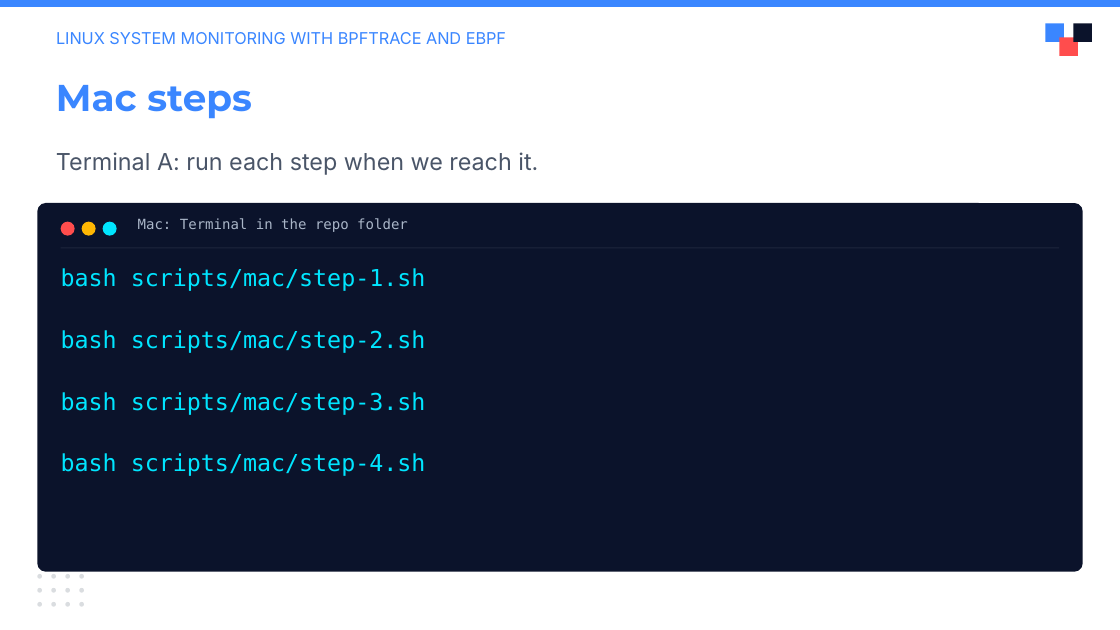
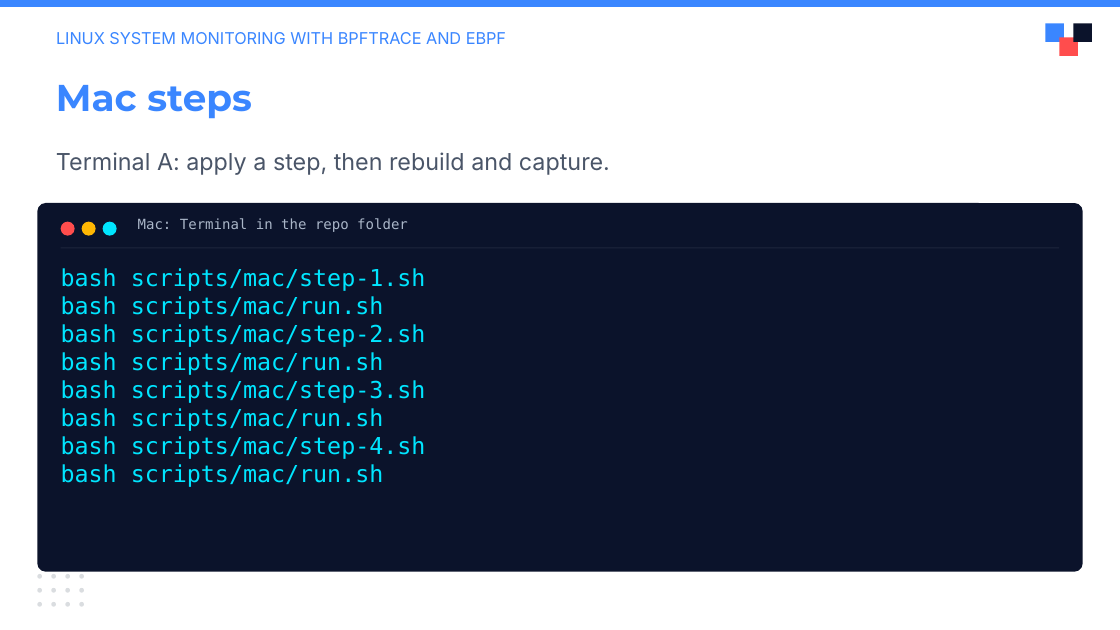
Before and after one commit to julianshalaby-perj/falco-libs-workshop, a slide deck: slide 6 of presentation/falco-libs-intro.pptx. Drawn at 1120x630 pixels with LibreOffice and Linux fonts; fonts in the diff are those of the drawing; background and template pictures are left out. Boxes give left, top, right and bottom in pixels: in the first picture for what was removed or moved away, otherwise in the second. Text is boxed around its words. In the diff, an @@ line names an element or a change of style, - is before the commit and + after.

Commit message:
Show separate rebuild and capture command after each step

```diff
--- a/presentation/falco-libs-intro.pptx
+++ b/presentation/falco-libs-intro.pptx
@@ text at (x1=56, y1=152, x2=610, y2=175): text changed @@
-Terminal A: run each step when we reach it.
+Terminal A: apply a step, then rebuild and capture.
@@ text at (x1=61, y1=296, x2=384, y2=319): paragraph added @@
+bash scripts/mac/run.sh
@@ text at (x1=61, y1=352, x2=384, y2=375): paragraph added @@
+bash scripts/mac/run.sh
@@ text at (x1=61, y1=408, x2=384, y2=431): paragraph added @@
+bash scripts/mac/run.sh
@@ text at (x1=61, y1=464, x2=384, y2=487): paragraph added @@
+bash scripts/mac/run.sh
```
Also in this commit, not shown: 9 other slides changed.
